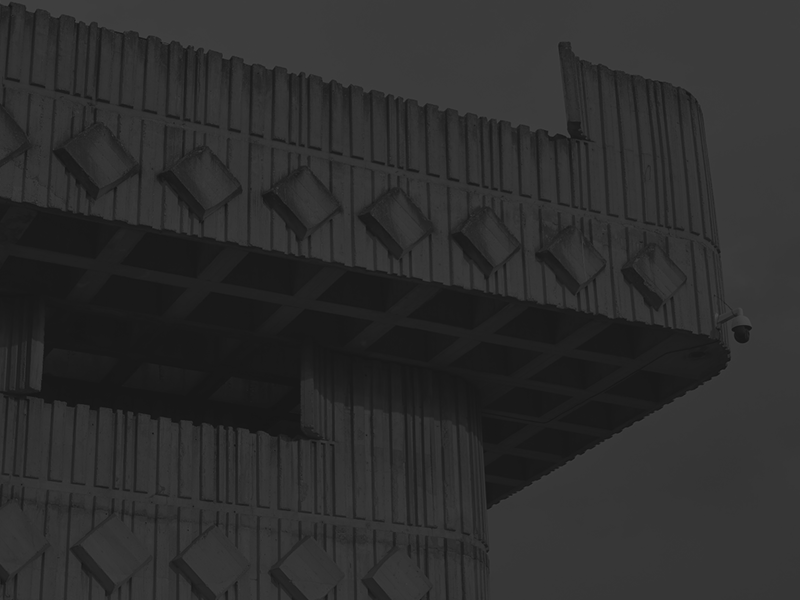
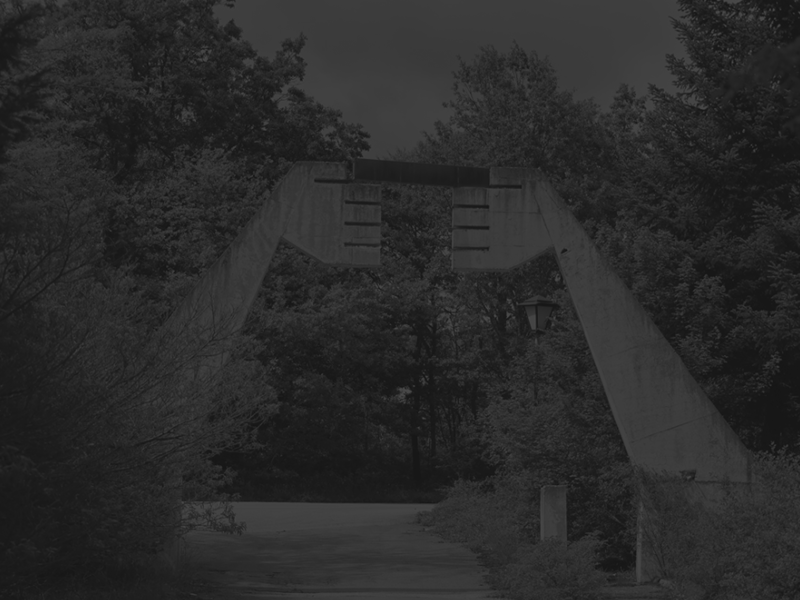
Layers edited between the first and the second 800x600 image:
renamed "Screenshot 2024-05-20 at 21.10.55" to "Screenshot 2024-05-26 at 22.22.22", painted on it over [0, 0, 800, 600]
